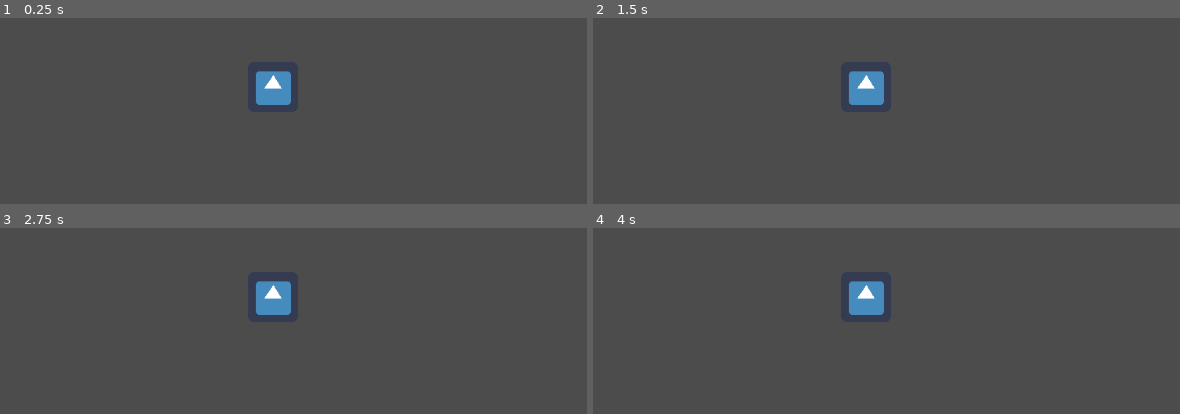
Above: before the commit, frames 1-4 (two rows, left to right).
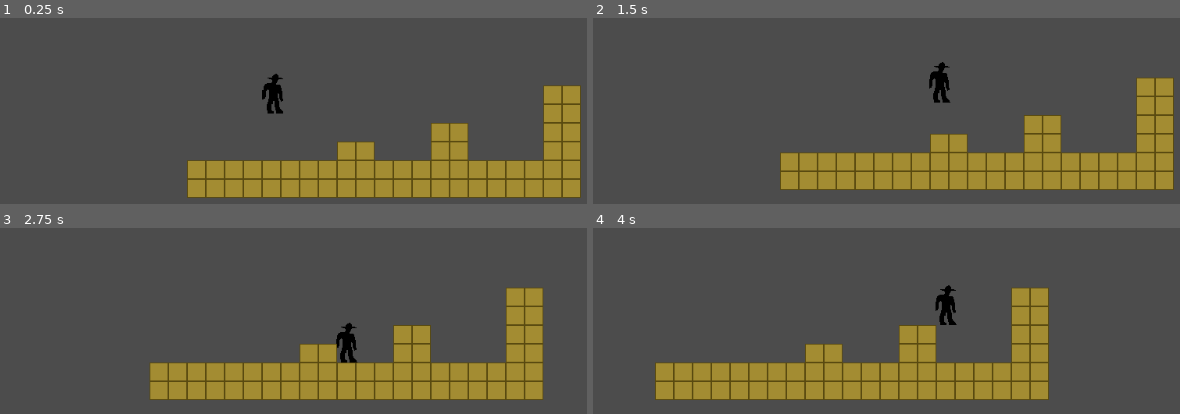
Above: after the commit, the same moments.

Repository: heroofhyla/western-game
Game: Godot game, scene res://Scenes/Game.tscn
The game is run twice, just before and just after one commit, with the same random seed, the same clock (stepped at 60 frames per second) and the same inputs. Before the commit the project has no main scene; this scene is started directly in both runs. The engine's default icon, where the game draws it, is replaced by a stand-in: a white triangle on a blue panel in a dark square.
Inputs:
- Up to frame 1 (0.25 s): no input
- Up to frame 2 (1.5 s): hold Right (move_right, bound only after the commit) from 0.53 s (still down); tap X (jump, bound only after the commit) at 0.6, 0.77, 1.07, 1.35 s
- Up to frame 3 (2.75 s): tap X (jump, bound only after the commit) at 1.52, 1.82, 2.1 s; release Right (move_right, bound only after the commit) at 2.03 s; hold Left (move_left, bound only after the commit) from 2.03 s (still down)
- Up to frame 4 (4 s): tap Enter at 2.75 s; release Left (move_left, bound only after the commit) at 2.78 s; hold Right (move_right, bound only after the commit) from 2.78 s (still down); tap X (jump, bound only after the commit) at 2.85, 3.02, 3.32, 3.6, 3.77 s

The runs differ from the first frame. In frame 1, 19% of the frame differs, in the area x 31-99%, y 28-97%; in frame 2, 20%, in the area x 31-99%, y 23-93%; in frame 3, 20%; in frame 4, 20%.

Commit message:
Basic platforming
Implemented some basic platforming.Struggled a bit with the is_on_ground() function so I had to come up with a workaround.

Diff:
--- a/Scenes/Game.tscn
+++ b/Scenes/Game.tscn
@@ -1,28 +1,45 @@
-[gd_scene load_steps=3 format=2]
+[gd_scene load_steps=5 format=2]
 
-[ext_resource path="res://icon.png" type="Texture" id=1]
+[ext_resource path="res://Scripts/Player.gd" type="Script" id=1]
+[ext_resource path="res://Sprites/shadow_cowboy.png" type="Texture" id=2]
+[ext_resource path="res://Tileset/tileset.tres" type="TileSet" id=3]
 
 [sub_resource type="RectangleShape2D" id=1]
 
 custom_solver_bias = 0.0
-extents = Vector2( 10, 10 )
+extents = Vector2( 12, 24 )
 
 [node name="Root" type="Node2D" index="0"]
 
 [node name="Player" type="KinematicBody2D" parent="." index="0"]
 
+position = Vector2( -10, -70 )
 input_pickable = false
 collision_layer = 1
 collision_mask = 1
 collision/safe_margin = 0.08
+script = ExtResource( 1 )
+_sections_unfolded = [ "Collision", "Pickable", "collision" ]
+SPEED = 100
+JUMP_SPEED = 200
+GRAVITY = 300
 
 [node name="CollisionShape2D" type="CollisionShape2D" parent="Player" index="0"]
 
 shape = SubResource( 1 )
+_sections_unfolded = [ "Transform" ]
+__meta__ = {
+"_edit_lock_": true
+}
 
 [node name="Sprite" type="Sprite" parent="Player/CollisionShape2D" index="0"]
 
-texture = ExtResource( 1 )
+texture = ExtResource( 2 )
+offset = Vector2( 0, -2 )
+_sections_unfolded = [ "Offset" ]
+__meta__ = {
+"_edit_lock_": true
+}
 
 [node name="Camera2D" type="Camera2D" parent="Player" index="1"]
 
@@ -48,3 +65,30 @@
 editor_draw_screen = true
 editor_draw_limits = false
 editor_draw_drag_margin = false
+__meta__ = {
+"_edit_lock_": true
+}
+
+[node name="TileMap" type="TileMap" parent="." index="1"]
+
+mode = 0
+tile_set = ExtResource( 3 )
+cell_size = Vector2( 24, 24 )
+cell_quadrant_size = 16
+cell_custom_transform = Transform2D( 1, 0, 0, 1, 0, 0 )
+cell_half_offset = 2
+cell_tile_origin = 0
+cell_y_sort = false
+cell_clip_uv = false
+collision_use_kinematic = false
+collision_friction = 1.0
+collision_bounce = 0.0
+collision_layer = 1
+collision_mask = 1
+occluder_light_mask = 1
+format = 1
+tile_data = PoolIntArray( -196594, 0, 0, -196593, 0, 0, -131058, 0, 0, -131057, 0, 0, -65528, 0, 0, -65527, 0, 0, -65522, 0, 0, -65521, 0, 0, 3, 0, 0, 4, 0, 0, 8, 0, 0, 9, 0, 0, 14, 0, 0, 15, 0, 0, 131067, 0, 0, 131068, 0, 0, 131069, 0, 0, 131070, 0, 0, 131071, 0, 0, 65536, 0, 0, 65537, 0, 0, 65538, 0, 0, 65539, 0, 0, 65540, 0, 0, 65541, 0, 0, 65542, 0, 0, 65543, 0, 0, 65544, 0, 0, 65545, 0, 0, 65546, 0, 0, 65547, 0, 0, 65548, 0, 0, 65549, 0, 0, 65550, 0, 0, 65551, 0, 0, 196603, 0, 0, 196604, 0, 0, 196605, 0, 0, 196606, 0, 0, 196607, 0, 0, 131072, 0, 0, 131073, 0, 0, 131074, 0, 0, 131075, 0, 0, 131076, 0, 0, 131077, 0, 0, 131078, 0, 0, 131079, 0, 0, 131080, 0, 0, 131081, 0, 0, 131082, 0, 0, 131083, 0, 0, 131084, 0, 0, 131085, 0, 0, 131086, 0, 0, 131087, 0, 0 )
+_sections_unfolded = [ "Cell" ]
+__meta__ = {
+"_edit_lock_": true
+}
--- /dev/null
+++ b/Scripts/Player.gd
@@ -0,0 +1,41 @@
+extends KinematicBody2D
+
+# class member variables go here, for example:
+# var a = 2
+# var b = "textvar"
+export var SPEED = 100
+export var JUMP_SPEED = 200
+export var GRAVITY = 300
+var input = Vector2()
+var velocity = Vector2()
+var up = Vector2(0,-1)
+var on_floor = false
+func _ready():
+	# Called every time the node is added to the scene.
+	# Initialization here
+	pass
+
+func _physics_process(delta):
+	input.x = 0
+	input.y = 0
+	if Input.is_action_pressed("move_left"):
+		input.x -= 1
+	if Input.is_action_pressed("move_right"):
+		input.x += 1
+	if Input.is_action_just_pressed("jump"):
+		if on_floor:
+			velocity.y -= JUMP_SPEED
+			on_floor = false
+
+	velocity.y += GRAVITY * delta
+
+	input = input.normalized() * SPEED
+	velocity.x = input.x
+	velocity = move_and_slide(velocity, up)
+
+	# Working around some weirdness with the built-in is_on_floor function.
+	if is_on_floor():
+		on_floor = true
+
+	if velocity.y > 15:
+		on_floor = false
--- /dev/null
+++ b/Tileset/tileset.tres
@@ -0,0 +1,25 @@
+[gd_resource type="TileSet" load_steps=3 format=2]
+
+[ext_resource path="res://Sprites/tileset.png" type="Texture" id=1]
+
+[sub_resource type="RectangleShape2D" id=1]
+
+custom_solver_bias = 0.0
+extents = Vector2( 12, 12 )
+
+[resource]
+
+0/name = "Dirt"
+0/texture = ExtResource( 1 )
+0/tex_offset = Vector2( 0, 0 )
+0/modulate = Color( 1, 1, 1, 1 )
+0/region = Rect2( 0, 0, 24, 24 )
+0/is_autotile = false
+0/occluder_offset = Vector2( 12, 12 )
+0/navigation_offset = Vector2( 12, 12 )
+0/shapes = [ {
+"autotile_coord": Vector2( 0, 0 ),
+"one_way": false,
+"shape": SubResource( 1 ),
+"shape_transform": Transform2D( 1, 0, 0, 1, 12, 12 )
+} ]
--- /dev/null
+++ b/Tileset/tileset.tscn
@@ -0,0 +1,32 @@
+[gd_scene load_steps=3 format=2]
+
+[ext_resource path="res://Sprites/tileset.png" type="Texture" id=1]
+
+[sub_resource type="RectangleShape2D" id=1]
+
+custom_solver_bias = 0.0
+extents = Vector2( 12, 12 )
+
+[node name="Node2D" type="Node2D"]
+
+[node name="Dirt" type="Sprite" parent="." index="0"]
+
+texture = ExtResource( 1 )
+region_enabled = true
+region_rect = Rect2( 0, 0, 24, 24 )
+_sections_unfolded = [ "Offset", "Region" ]
+
+[node name="StaticBody2D" type="StaticBody2D" parent="Dirt" index="0"]
+
+input_pickable = false
+collision_layer = 1
+collision_mask = 1
+constant_linear_velocity = Vector2( 0, 0 )
+constant_angular_velocity = 0.0
+friction = 1.0
+bounce = 0.0
+
+[node name="CollisionShape2D" type="CollisionShape2D" parent="Dirt/StaticBody2D" index="0"]
+
+shape = SubResource( 1 )
+_sections_unfolded = [ "Transform" ]
--- a/project.godot
+++ b/project.godot
@@ -11,7 +11,38 @@
 [application]
 
 config/name="Western-Game"
+run/main_scene="res://Scenes/Game.tscn"
 config/icon="res://icon.png"
+
+[importer_defaults]
+
+texture={
+"compress/hdr_mode": 0,
+"compress/lossy_quality": 0.7,
+"compress/mode": 0,
+"compress/normal_map": 0,
+"detect_3d": true,
+"flags/anisotropic": false,
+"flags/filter": false,
+"flags/mipmaps": false,
+"flags/repeat": 0,
+"flags/srgb": 2,
+"process/HDR_as_SRGB": false,
+"process/fix_alpha_border": true,
+"process/premult_alpha": false,
+"size_limit": 0,
+"stream": false,
+"svg/scale": 1.0
+}
+
+[input]
+
+move_left=[ Object(InputEventKey,"resource_local_to_scene":false,"resource_name":"","device":0,"alt":false,"shift":false,"control":false,"meta":false,"command":false,"pressed":false,"scancode":16777231,"unicode":0,"echo":false,"script":null)
+ ]
+move_right=[ Object(InputEventKey,"resource_local_to_scene":false,"resource_name":"","device":0,"alt":false,"shift":false,"control":false,"meta":false,"command":false,"pressed":false,"scancode":16777233,"unicode":0,"echo":false,"script":null)
+ ]
+jump=[ Object(InputEventKey,"resource_local_to_scene":false,"resource_name":"","device":0,"alt":false,"shift":false,"control":false,"meta":false,"command":false,"pressed":false,"scancode":88,"unicode":0,"echo":false,"script":null)
+ ]
 
 [rendering]
 
Binary file added: Sprites/shadow_cowboy.png
Not shown, added: Sprites/shadow_cowboy.png.import
Binary file added: Sprites/tileset.png
Not shown, added: Sprites/tileset.png.import
